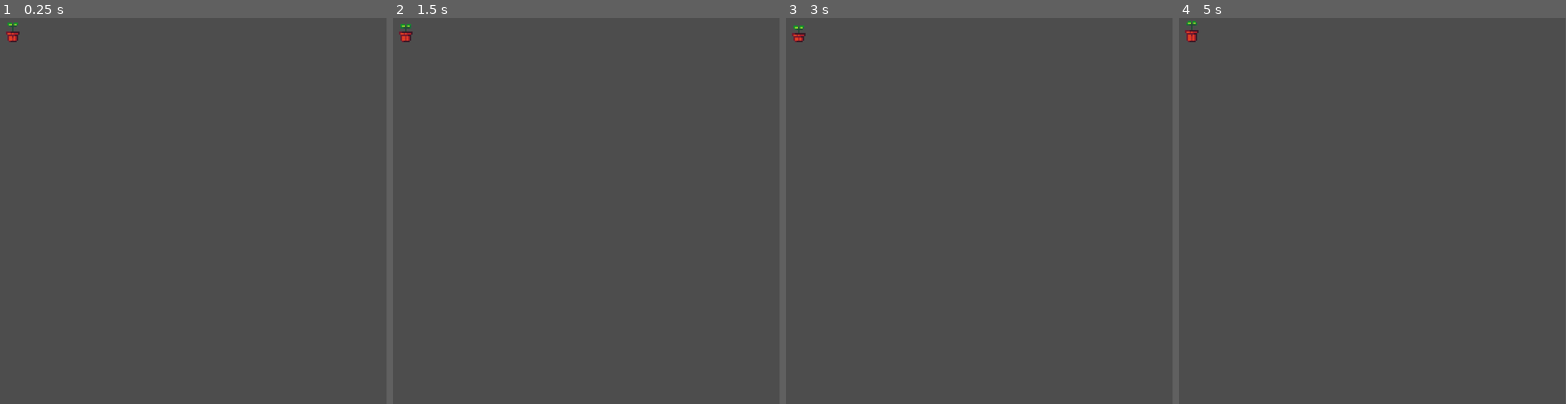
Above: before the commit, frames 1-4 (left to right).
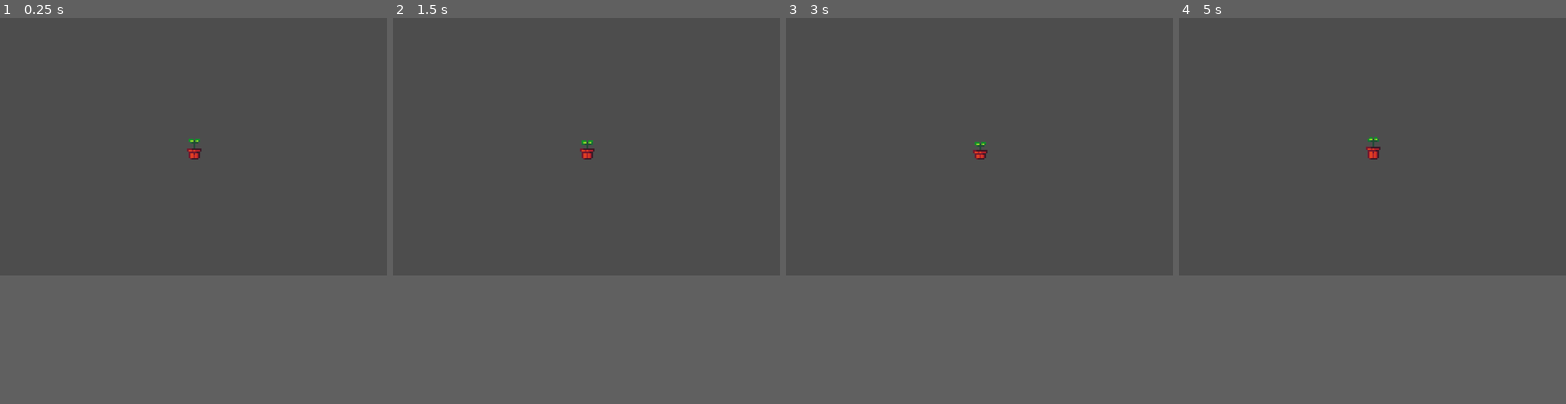
Above: after the commit, the same moments.

Repository: pxlsamosa/weedstalk
Game: Godot game, scene res://Assets/Scenes/main.tscn
Same seed, same stepped clock (60 frames per second), same inputs: the game is played once before the commit and once after it.
Inputs:
- Up to frame 1 (0.25 s): no input
- Up to frame 2 (1.5 s): tap Enter at 0.5 s
- Up to frame 3 (3 s): no input
- Up to frame 4 (5 s): tap Space at 4.25 s
In our replay, the window is 799x799 before the commit and 800x533 after it. These sizes can differ from the game's own. Grey fills any space a smaller window leaves; there, only what the larger window draws over its background counts as a difference.

The runs differ from the first frame. In frame 1, 0.2% of the frame differs, in the area x 1-53%, y 1-37%; in frame 2, 0.2%; in frame 3, 0.2%; in frame 4, 0.3%, in the area x 1-53%, y 0-37%.

Commit message:
Added nodes
Set up some more stuff

Diff:
--- a/Assets/Scenes/main.tscn
+++ b/Assets/Scenes/main.tscn
@@ -67,11 +67,29 @@
 "speed": 5.0
 }]
 
+[sub_resource type="RectangleShape2D" id="RectangleShape2D_qplxx"]
+size = Vector2(9, 14)
+
 [node name="Main" type="Node2D"]
 
-[node name="Plant" type="AnimatedSprite2D" parent="."]
+[node name="Plant" type="Node2D" parent="."]
+script = ExtResource("2_qplxx")
+
+[node name="AnimatedSprite2d" type="AnimatedSprite2D" parent="Plant"]
 sprite_frames = SubResource("SpriteFrames_f1jyc")
 animation = &"idle"
-frame_progress = 0.903515
-centered = false
-script = ExtResource("2_qplxx")
+frame_progress = 0.71463
+
+[node name="Area2D" type="Area2D" parent="Plant"]
+
+[node name="CollisionShape2D" type="CollisionShape2D" parent="Plant/Area2D"]
+position = Vector2(0.5, 1)
+shape = SubResource("RectangleShape2D_qplxx")
+
+[node name="Camera2D" type="Camera2D" parent="."]
+
+[node name="UI" type="CanvasLayer" parent="."]
+
+[node name="Label" type="Label" parent="UI"]
+offset_right = 40.0
+offset_bottom = 23.0
--- a/Assets/Scripts/plant.gd
+++ b/Assets/Scripts/plant.gd
@@ -1,4 +1,6 @@
-extends AnimatedSprite2D
+extends Node2D
+
+@onready var sprite = $AnimatedSprite2d
 
 func _ready():
-	play("idle")
+	sprite.play("idle")
--- a/project.godot
+++ b/project.godot
@@ -17,8 +17,8 @@
 
 [display]
 
-window/size/viewport_width=256
-window/size/viewport_height=256
+window/size/viewport_width=240
+window/size/viewport_height=160
 window/size/window_width_override=1920
 window/size/window_height_override=1080
 window/stretch/mode="canvas_items"
Not shown: 1 places in Assets/Scenes/main.tscn that only renumber resources
